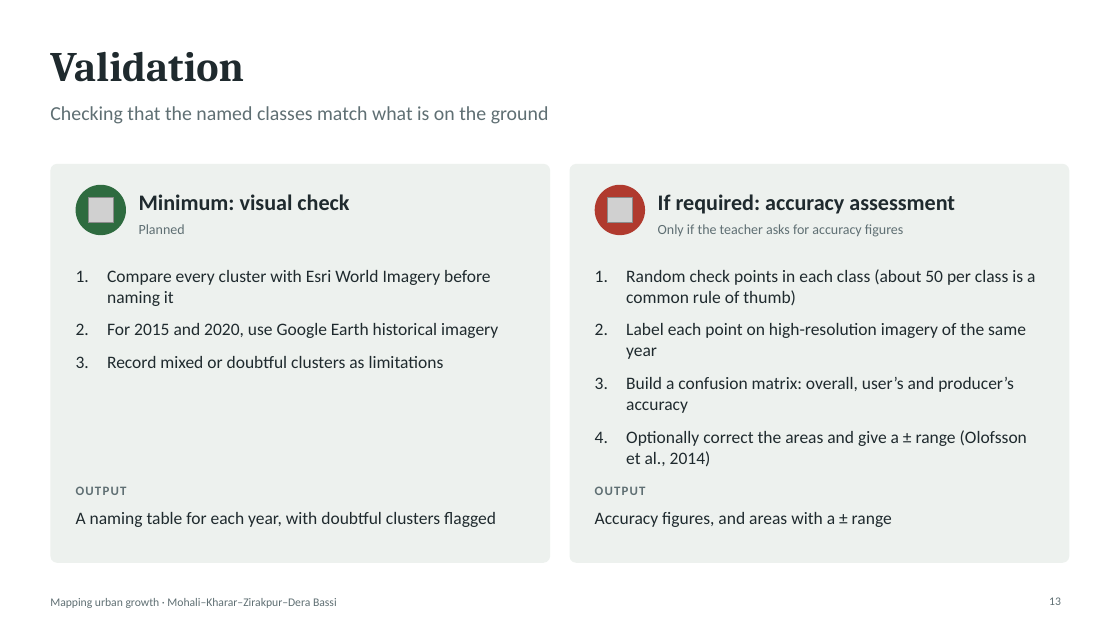
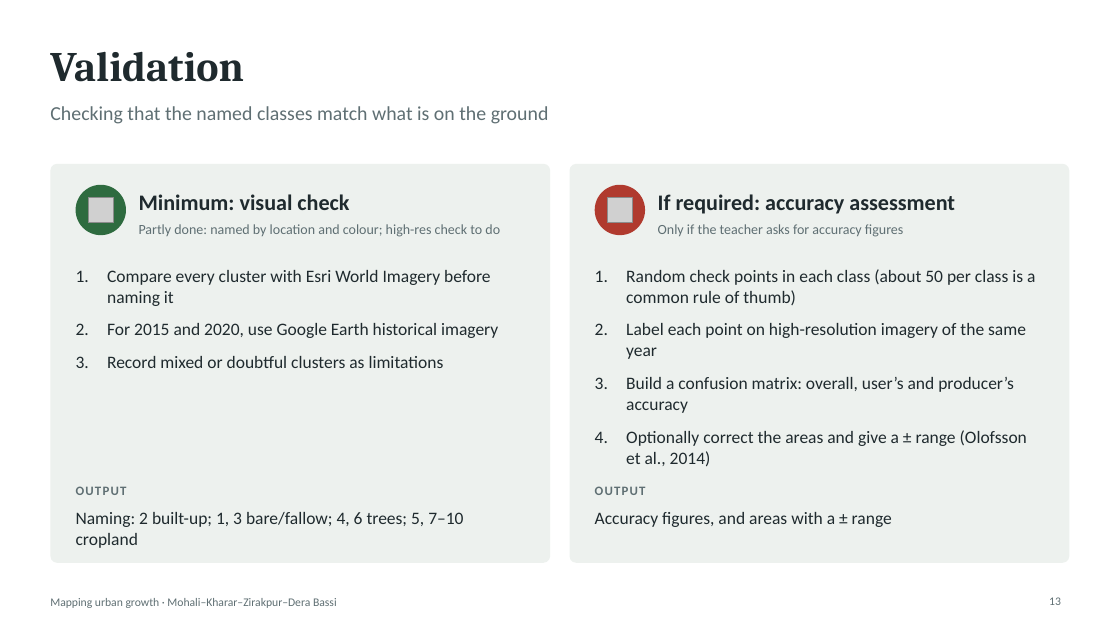
Before and after one commit to SharmaAbhimanyueco/Supriyaaanya, a slide deck: slide 13 of slides/Urban_Growth_Mohali_slides.pptx. Drawn at 1120x630 pixels with LibreOffice and Linux fonts; fonts in the diff are those of the drawing; grey boxes stand for pictures. Boxes give left, top, right and bottom in pixels: in the first picture for what was removed or moved away, otherwise in the second. Text is boxed around its words. In the diff, an @@ line names an element or a change of style, - is before the commit and + after.

```diff
--- a/slides/Urban_Growth_Mohali_slides.pptx
+++ b/slides/Urban_Growth_Mohali_slides.pptx
@@ text at (139,224,500,237): text changed @@
-Planned
+Partly done: named by location and colour; high-res check to do
@@ text at (76,512,463,548): text changed @@
-A naming table for each year, with doubtful clusters flagged
+Naming: 2 built-up; 1, 3 bare/fallow; 4, 6 trees; 5, 7–10 cropland
```
Also in this commit, not shown: 8 other slides changed, 20 other files.
